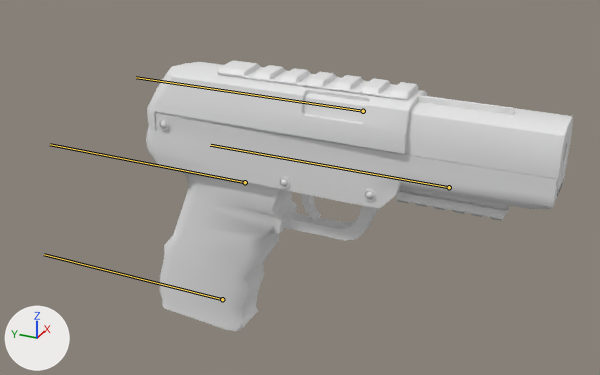
The FBX model Assets/6v6Shooter/Animations/[04] WeaponAnimations/Weapon - FN Five - Eight animations.fbx, before and after one commit.
Both versions are drawn from a 50 mm camera at (-0.452, -0.266, 0.328) aimed at (0.014, -0.056, 0.095). Arrows for +X, +Y and +Z are at lower left; the lights stay in place. The bones that bend it are drawn over the model as lines.

In view in the first picture: 'Base - FN Five - Eight'.
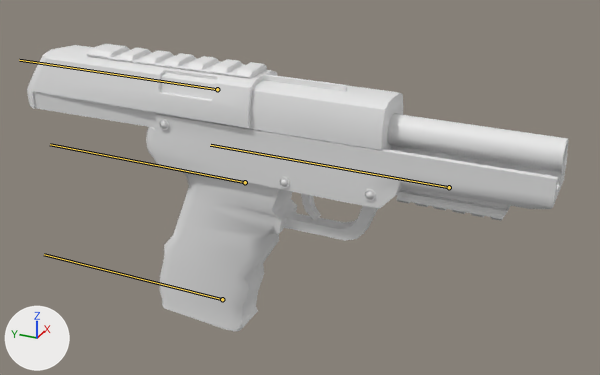
The newer file adds an action. The first version stands in its rest pose; the second is drawn at frame 179 of the action 'AN_MAG_Inspect'.

What differs and where, as boxes (x1, y1, x2, y2) in the pictures (600 x 375 px):
'Base - FN Five - Eight', posed (27% wider): before (146, 60, 573, 331); after (27, 44, 568, 331)
bone 'PistolSlide- Pistol', root to tip: before (363, 111) to (136, 77); after (217, 89) to (19, 60)

The change in detail:
Bone 'PistolSlide- Pistol' (bone_pistolslide__pistol) moves from (0.0, 0.0, 0.0) to (0.0, 0.1007, 0.0).
